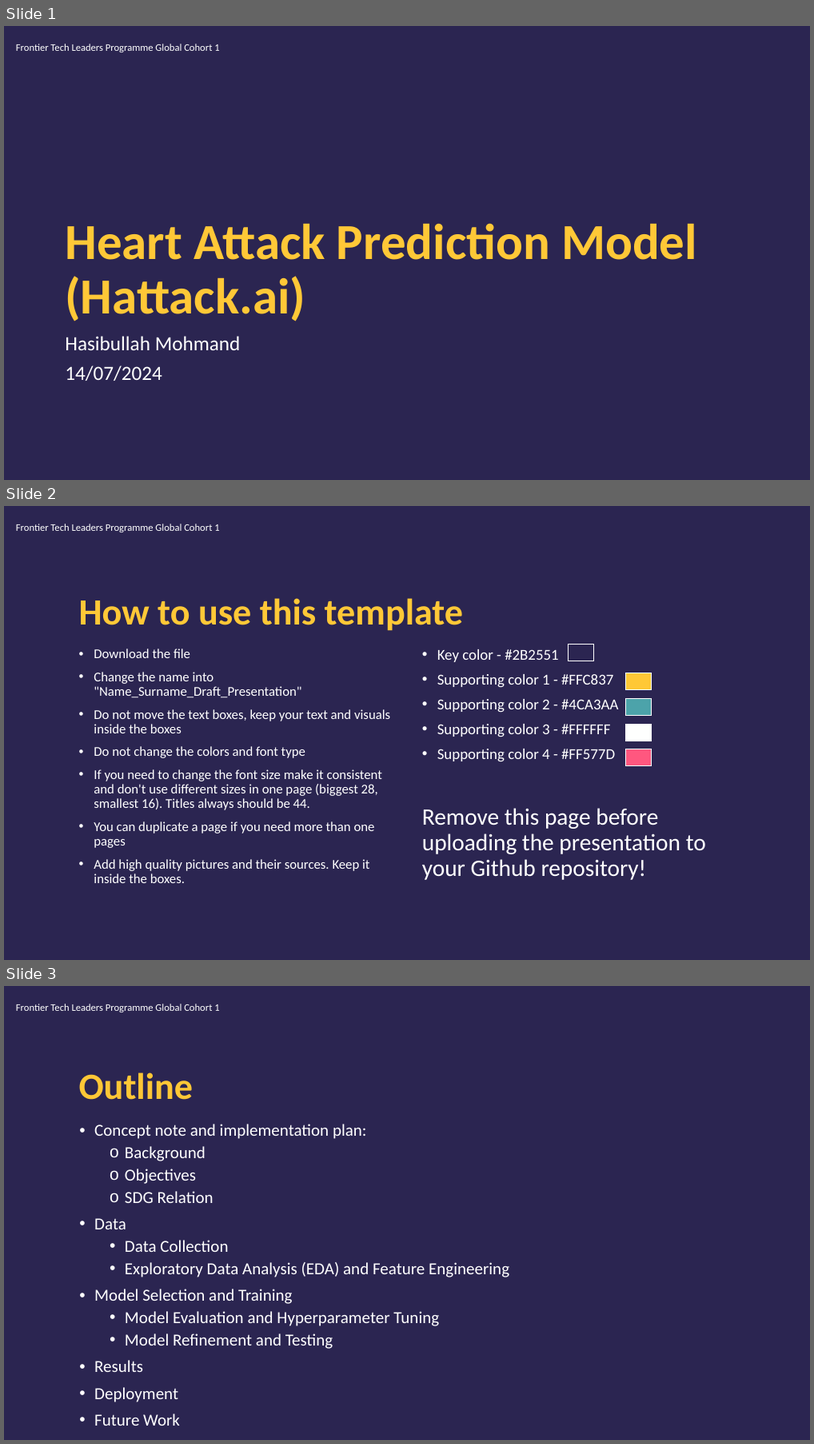
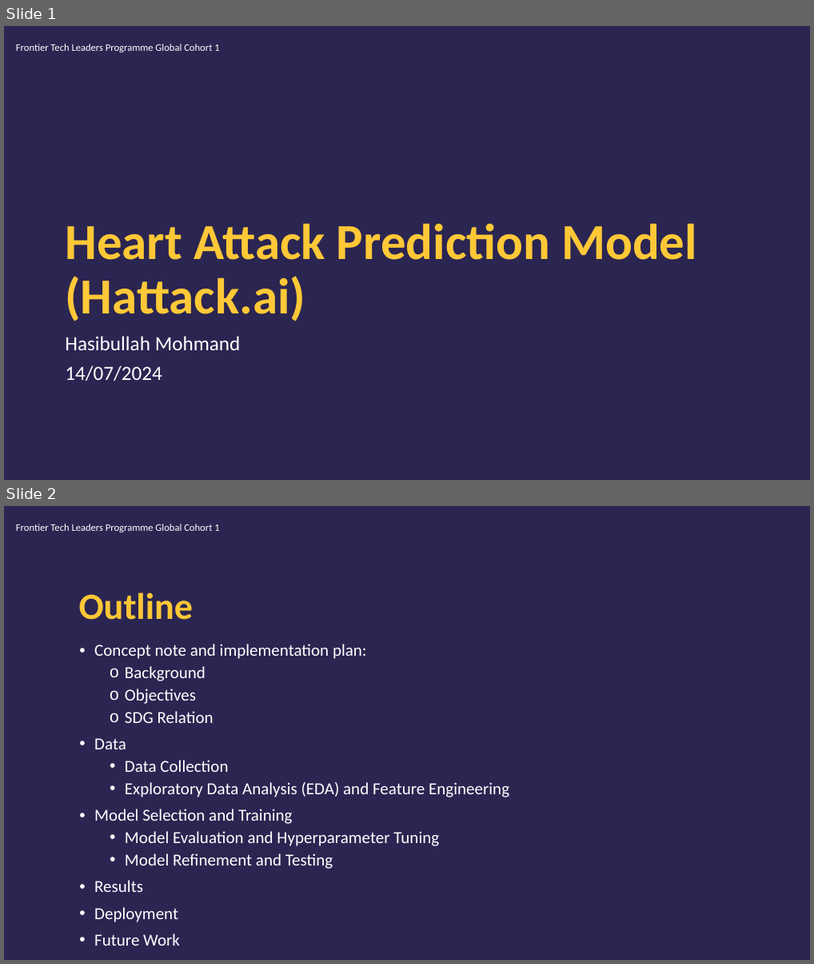
Before and after one commit to edasaruhan/FTL_TR2_Capstone_Project_Hasibullah, a slide deck: Hasibullah_Mohmand_Hattack.ai_Presentation .pptx. Shown one above the other, each under a label of ours: slides 1, 2 and 3 before the commit, slides 1 and 2 after it. The pictures are 814x1444 and 814x964 pixels, drawn with LibreOffice and Linux fonts; fonts in the diff are those of the drawing; background and template pictures are left out. Boxes give left, top, right and bottom in pixels: in the first picture for what was removed or moved away, otherwise in the second. Text is boxed around its words. In the diff, an @@ line names an element or a change of style, - is before the commit and + after.

Commit message:
updated

```diff
--- a/Hasibullah_Mohmand_Hattack.ai_Presentation .pptx
+++ b/Hasibullah_Mohmand_Hattack.ai_Presentation .pptx
@@ slide 2 removed at (4,506,810,960), background #2B2551 @@
@@ text removed at (16,524,219,532) @@
-Frontier Tech Leaders Programme Global Cohort 1
@@ title removed at (79,598,463,631) @@
-How to use this template
@@ text removed at (94,648,390,883) @@
-• Download the file
-• Change the name into "Name_Surname_Draft_Presentation"
-• Do not move the text boxes, keep your text and visuals inside the boxes
-• Do not change the colors and font type
-• If you need to change the font size make it consistent and don't use different sizes in one page (biggest 28, smallest 16). Titles always should be 44.
-• You can duplicate a page if you need more than one pages
-• Add high quality pictures and their sources. Keep it inside the boxes.
@@ text removed at (422,649,706,880) @@
-• Key color - #2B2551
-• Supporting color 1 - #FFC837
-• Supporting color 2 - #4CA3AA
-• Supporting color 3 - #FFFFFF
-• Supporting color 4 - #FF577D
-Remove this page before uploading the presentation to your Github repository!
@@ rectangle removed at (569,644,594,661) @@
@@ rectangle removed at (626,673,653,690) @@
@@ rectangle removed at (626,698,653,716) @@
@@ rectangle removed at (626,724,653,741) @@
@@ rectangle removed at (626,748,653,765) @@
@@ what was slide 3 is now slide 2 @@
```
